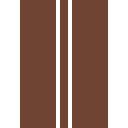
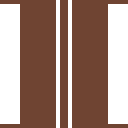
Two versions of the same layered image (128×128). Layer-by-layer changes:
added layer "矩形 4 副本" over [0, 0, 128, 128]
